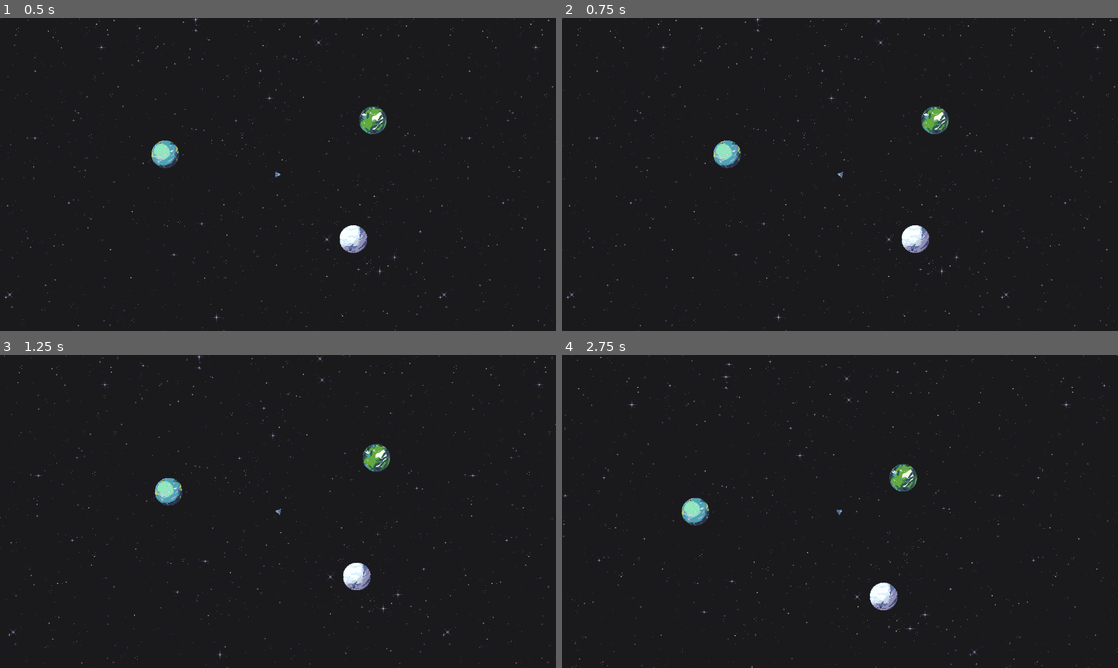
Above: before the commit, frames 1-4 (two rows, left to right).
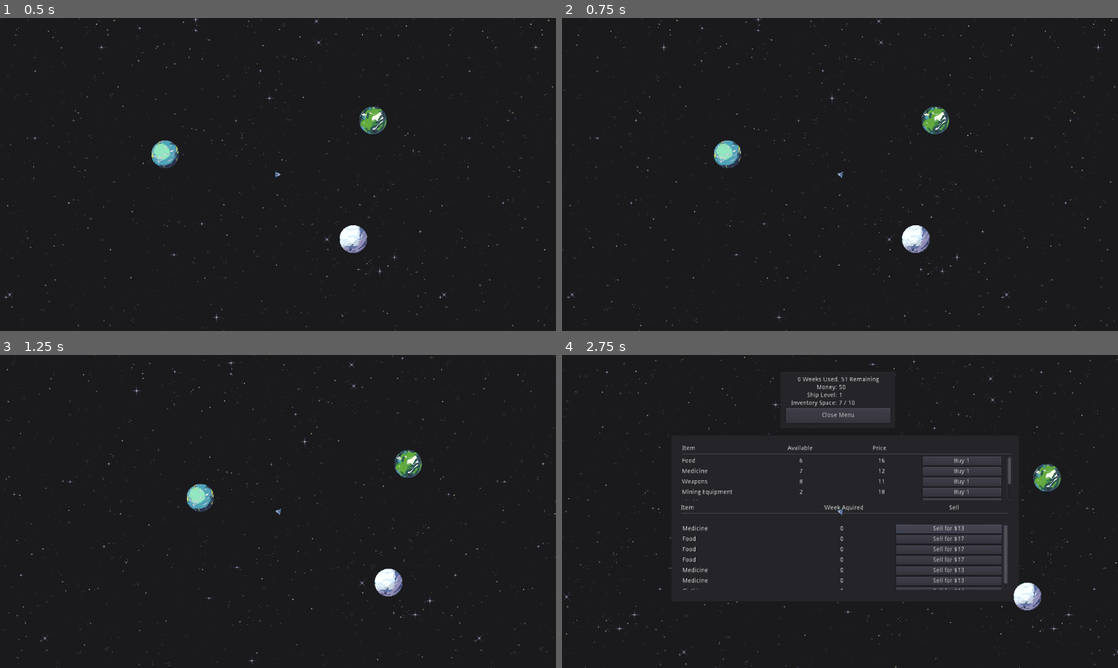
Above: after the commit, the same moments.

Repository: shadowhen/Star-Trader
Game: Godot game, scene res://World.tscn
The game is run twice, just before and just after one commit, with the same random seed, the same clock (stepped at 60 frames per second) and the same inputs.
Inputs (mouse positions are in pixels of both pictures, inside the frame that each line leads up to):
- Up to frame 1 (0.5 s): no input
- Up to frame 2 (0.75 s): tap Enter at 0.5 s; move the mouse to (728, 152) at 0.52 s; hold Right (ui_right) from 0.53 s (still down); hold T (trade) from 0.53 s (still down); click (728, 152) at 0.67 s
- Up to frame 3 (1.25 s): keep holding Right (ui_right); keep holding T (trade)
- Up to frame 4 (2.75 s): move the mouse to (940, 458) at 1.27 s; release Right (ui_right) at 1.28 s; release T (trade) at 1.28 s; hold Down (ui_down) 1.28-2 s; click (940, 458) at 1.35 s; tap T (trade) at 1.55 s; click (951, 530) at 2 s, where only the run after the commit has a clickable "Sell for $13"

Frame 1 is identical in both runs. In frame 2, 1.0% of the frame differs, in the area x 0-100%, y 0-100%; in frame 3, 3.3%; in frame 4, 9.8%.

Commit message:
Trading now planet-aware

Diff:
--- a/Data/invData.json
+++ b/Data/invData.json
@@ -1,122 +1,122 @@
 {
   "1": {
     "InvItemID": 2,
-    "InvTimeIn": 0
+    "WeekAquired": 0
   },
   "2": {
     "InvItemID": 1,
-    "InvTimeIn": 0
+    "WeekAquired": 0
   },
   "3": {
     "InvItemID": 1,
-    "InvTimeIn": 0
+    "WeekAquired": 0
   },
   "4": {
     "InvItemID": 1,
-    "InvTimeIn": 0
+    "WeekAquired": 0
   },
   "5": {
     "InvItemID": 2,
-    "InvTimeIn": 0
+    "WeekAquired": 0
   },
   "6": {
     "InvItemID": 2,
-    "InvTimeIn": 0
+    "WeekAquired": 0
   },
   "7": {
     "InvItemID": 5,
-    "InvTimeIn": 0
+    "WeekAquired": 0
   },
   "8": {
     "InvItemID": -1,
-    "InvTimeIn": -1
+    "WeekAquired": -1
   },
   "9": {
     "InvItemID": -1,
-    "InvTimeIn": -1
+    "WeekAquired": -1
   },
   "10": {
     "InvItemID": -1,
-    "InvTimeIn": -1
+    "WeekAquired": -1
   },
   "11": {
     "InvItemID": -1,
-    "InvTimeIn": -1
+    "WeekAquired": -1
   },
   "12": {
     "InvItemID": -1,
-    "InvTimeIn": -1
+    "WeekAquired": -1
   },
   "13": {
     "InvItemID": -1,
-    "InvTimeIn": -1
+    "WeekAquired": -1
   },
   "14": {
     "InvItemID": -1,
-    "InvTimeIn": -1
+    "WeekAquired": -1
   },
   "15": {
     "InvItemID": -1,
-    "InvTimeIn": -1
+    "WeekAquired": -1
   },
   "16": {
     "InvItemID": -1,
-    "InvTimeIn": -1
+    "WeekAquired": -1
   },
   "17": {
     "InvItemID": -1,
-    "InvTimeIn": -1
+    "WeekAquired": -1
   },
   "18": {
     "InvItemID": -1,
-    "InvTimeIn": -1
+    "WeekAquired": -1
   },
   "19": {
     "InvItemID": -1,
-    "InvTimeIn": -1
+    "WeekAquired": -1
   },
   "20": {
     "InvItemID": -1,
-    "InvTimeIn": -1
+    "WeekAquired": -1
   },
   "21": {
     "InvItemID": -1,
-    "InvTimeIn": -1
+    "WeekAquired": -1
   },
   "22": {
     "InvItemID": -1,
-    "InvTimeIn": -1
+    "WeekAquired": -1
   },
   "23": {
     "InvItemID": -1,
-    "InvTimeIn": -1
+    "WeekAquired": -1
   },
   "24": {
     "InvItemID": -1,
-    "InvTimeIn": -1
+    "WeekAquired": -1
   },
   "25": {
     "InvItemID": -1,
-    "InvTimeIn": -1
+    "WeekAquired": -1
   },
   "26": {
     "InvItemID": -1,
-    "InvTimeIn": -1
+    "WeekAquired": -1
   },
   "27": {
     "InvItemID": -1,
-    "InvTimeIn": -1
+    "WeekAquired": -1
   },
   "28": {
     "InvItemID": -1,
-    "InvTimeIn": -1
+    "WeekAquired": -1
   },
   "29": {
     "InvItemID": -1,
-    "InvTimeIn": -1
+    "WeekAquired": -1
   },
   "30": {
     "InvItemID": -1,
-    "InvTimeIn": -1
+    "WeekAquired": -1
   }
 }
--- a/Data/playerStats.json
+++ b/Data/playerStats.json
@@ -12,6 +12,6 @@
     "Value": 10
   },
   "CurrentPlanet": {
-    "Value": -1
+    "Value": 1
   }
 }
--- a/ItemTrade.gd
+++ b/ItemTrade.gd
@@ -1,39 +1,5 @@
 extends HBoxContainer
-
-class_name ItemTrade
-
-enum Cargo {
-	FOOD,
-	CLOTHES,
-	WATER
-}
-
-signal trade_amount(cargo_type, currency, amount)
-export (Cargo) var _cargo_type = Cargo.FOOD
-var price = 0 setget _set_price
-
-onready var price_label = $"Price"
-
-func _set_price(new_price):
-	price = new_price
-	price_label.text = str(price)
-
-
-func _on_Buy_pressed():
-	emit_signal("trade_amount", _cargo_type, 0, 1)
 
 
 func _on_Sell_pressed():
-	emit_signal("trade_amount", _cargo_type, 0, -1)
-
-
-static func get_cargo_str(cargo_type):
-	match cargo_type:
-		Cargo.FOOD:
-			return "food"
-		Cargo.CLOTHES:
-			return "clothes"
-		Cargo.WATER:
-			return "water"
-		_:
-			return "unknown"
+	print("sell pressed")
--- a/Planet.gd
+++ b/Planet.gd
@@ -12,10 +12,13 @@
 		return
 	body.interact_planet = true
 	print("entering " + name)
+	PlayerData.player_stats["CurrentPlanet"]["Value"] = name
 
 	var tradepanel = load("res://Trade.tscn").instance()
 	add_child(tradepanel)
 	get_node("Trade").connect("close_tradepanel", self, "close_tradepanel")
+
+
 
 func close_tradepanel() -> void:
 	get_node("Trade").queue_free()
@@ -25,3 +28,4 @@
 		return
 	body.interact_planet = false
 	print("leaving " + name)
+	PlayerData.player_stats["CurrentPlanet"]["Value"] = "-1"
--- a/Player.gd
+++ b/Player.gd
@@ -11,8 +11,8 @@
 var target_position = Vector2()
 var velocity = Vector2()
 var speed = 0
-var max_speed = 200
-var acceleration = 50
+var max_speed = 500
+var acceleration = 500
 var is_moving = false
 
 func _ready():
--- a/Templates/SellSlot.tscn
+++ b/Templates/SellSlot.tscn
@@ -14,84 +14,24 @@
 
 [node name="ItemLabel" type="Label" parent="FoodTrade"]
 margin_top = 3.0
-margin_right = 135.0
+margin_right = 414.0
 margin_bottom = 17.0
 size_flags_horizontal = 3
 text = "Food"
 valign = 1
 
-[node name="Price1" type="Label" parent="FoodTrade"]
-margin_left = 139.0
-margin_top = 3.0
-margin_right = 275.0
-margin_bottom = 17.0
-size_flags_horizontal = 3
-text = "$12"
-align = 1
-valign = 1
-
-[node name="Price2" type="Label" parent="FoodTrade"]
-margin_left = 279.0
-margin_top = 3.0
-margin_right = 414.0
-margin_bottom = 17.0
-size_flags_horizontal = 3
-text = "$15"
-align = 1
-valign = 1
-
-[node name="Price3" type="Label" parent="FoodTrade"]
+[node name="ItemDate" type="Label" parent="FoodTrade"]
 margin_left = 418.0
-margin_top = 3.0
-margin_right = 554.0
-margin_bottom = 17.0
-size_flags_horizontal = 3
-text = "$9"
-align = 1
-valign = 1
-
-[node name="Price4" type="Label" parent="FoodTrade"]
-margin_left = 558.0
-margin_top = 3.0
-margin_right = 693.0
-margin_bottom = 17.0
-size_flags_horizontal = 3
-text = "$18"
-align = 1
-valign = 1
-
-[node name="Price5" type="Label" parent="FoodTrade"]
-margin_left = 697.0
 margin_top = 3.0
 margin_right = 833.0
 margin_bottom = 17.0
 size_flags_horizontal = 3
-text = "$11"
-align = 1
-valign = 1
-
-[node name="Price6" type="Label" parent="FoodTrade"]
-margin_left = 837.0
-margin_top = 3.0
-margin_right = 972.0
-margin_bottom = 17.0
-size_flags_horizontal = 3
-text = "$7"
-align = 1
-valign = 1
-
-[node name="Price7" type="Label" parent="FoodTrade"]
-margin_left = 976.0
-margin_top = 3.0
-margin_right = 1112.0
-margin_bottom = 17.0
-size_flags_horizontal = 3
-text = "$14"
+text = "5 Weeks"
 align = 1
 valign = 1
 
 [node name="Sell" type="Button" parent="FoodTrade"]
-margin_left = 1116.0
+margin_left = 837.0
 margin_right = 1252.0
 margin_bottom = 20.0
 size_flags_horizontal = 3
--- a/Trade.gd
+++ b/Trade.gd
@@ -16,31 +16,44 @@
 func _ready() -> void:
 	var inventorySpaceUsed = 0
 
+
+	# parse current Planet
+	var currentPlanet = str(PlayerData.player_stats["CurrentPlanet"]["Value"])
+	if (currentPlanet == "Planet1"):
+		currentPlanet = "1"
+	elif (currentPlanet == "Planet2"):
+		currentPlanet = "2"
+	elif (currentPlanet == "Planet3"):
+		currentPlanet = "3"
+	elif (currentPlanet == "Planet4"):
+		currentPlanet = "4"
+	elif (currentPlanet == "Planet5"):
+		currentPlanet = "5"
+	elif (currentPlanet == "Planet6"):
+		currentPlanet = "6"
+	elif (currentPlanet == "Planet7"):
+		currentPlanet = "7"
+
 	# set up sell slots
 	for i in PlayerData.inv_data.keys():
 		var itemID = PlayerData.inv_data[i]["InvItemID"]
+
 		if itemID != -1:
 			inventorySpaceUsed += 1
 			var inv_slot_new = template_inv_slot.instance()
-			inv_slot_new.get_node("FoodTrade/Price1").text = "$" + str(GameData.item_data[str(itemID)]["ItemP1SellFor"])
-			inv_slot_new.get_node("FoodTrade/Price2").text = "$" + str(GameData.item_data[str(itemID)]["ItemP2SellFor"])
-			inv_slot_new.get_node("FoodTrade/Price3").text = "$" + str(GameData.item_data[str(itemID)]["ItemP3SellFor"])
-			inv_slot_new.get_node("FoodTrade/Price4").text = "$" + str(GameData.item_data[str(itemID)]["ItemP4SellFor"])
-			inv_slot_new.get_node("FoodTrade/Price5").text = "$" + str(GameData.item_data[str(itemID)]["ItemP5SellFor"])
-			inv_slot_new.get_node("FoodTrade/Price6").text = "$" + str(GameData.item_data[str(itemID)]["ItemP6SellFor"])
-			inv_slot_new.get_node("FoodTrade/Price7").text = "$" + str(GameData.item_data[str(itemID)]["ItemP7SellFor"])
-
-			inv_slot_new.get_node("FoodTrade/Sell").text = "Sell (" + str(GameData.item_data[str(itemID)]["ItemP3SellFor"]) + ")"
+			inv_slot_new.get_node("FoodTrade/ItemLabel").text =  str(GameData.item_data[str(itemID)]["ItemName"])
+			inv_slot_new.get_node("FoodTrade/ItemDate").text =  str(PlayerData.inv_data[i]["WeekAquired"])
+			inv_slot_new.get_node("FoodTrade/Sell").text = "Sell for $" + str(GameData.item_data[str(itemID)]["ItemP" + currentPlanet + "SellFor"])
 
 			gridcontainer.add_child(inv_slot_new, true)
 
 	# set up buy slots
 	for i in GameData.planet_inventory.keys():
-		if GameData.planet_inventory[i]["P3Avail"] != 0:
+		if GameData.planet_inventory[i]["P" + currentPlanet + "Avail"] != 0:
 			var buy_slot_new = buy_slot.instance()
 			buy_slot_new.get_node("ItemLabel").text = str(GameData.item_data[str(i)]["ItemName"])
-			buy_slot_new.get_node("Available").text = str(GameData.planet_inventory[str(i)]["P3Avail"])
-			buy_slot_new.get_node("Price").text = str(GameData.item_data[str(i)]["ItemP3BuyFor"])
+			buy_slot_new.get_node("Available").text = str(GameData.planet_inventory[str(i)]["P" + currentPlanet + "Avail"])
+			buy_slot_new.get_node("Price").text = str(GameData.item_data[str(i)]["ItemP" + currentPlanet + "BuyFor"])
 
 			buygridcontainer.add_child(buy_slot_new, true)
 
--- a/Trade.tscn
+++ b/Trade.tscn
@@ -86,73 +86,25 @@
 margin_bottom = 14.0
 
 [node name="WindowLabel" type="Label" parent="Sell/VBoxContainer2/Row Labels"]
-margin_right = 80.0
+margin_right = 248.0
 margin_bottom = 14.0
 size_flags_horizontal = 3
 text = "Item"
 
 [node name="WindowLabel3" type="Label" parent="Sell/VBoxContainer2/Row Labels"]
-margin_left = 84.0
-margin_right = 164.0
-margin_bottom = 14.0
-size_flags_horizontal = 3
-text = "Planet 1"
-align = 1
-
-[node name="WindowLabel4" type="Label" parent="Sell/VBoxContainer2/Row Labels"]
-margin_left = 168.0
-margin_right = 248.0
-margin_bottom = 14.0
-size_flags_horizontal = 3
-text = "Planet 2"
-align = 1
-
-[node name="WindowLabel5" type="Label" parent="Sell/VBoxContainer2/Row Labels"]
 margin_left = 252.0
-margin_right = 332.0
-margin_bottom = 14.0
-size_flags_horizontal = 3
-text = "Planet 3"
-align = 1
-
-[node name="WindowLabel6" type="Label" parent="Sell/VBoxContainer2/Row Labels"]
-margin_left = 336.0
-margin_right = 417.0
-margin_bottom = 14.0
-size_flags_horizontal = 3
-text = "Planet 4"
-align = 1
-
-[node name="WindowLabel7" type="Label" parent="Sell/VBoxContainer2/Row Labels"]
-margin_left = 421.0
 margin_right = 501.0
 margin_bottom = 14.0
 size_flags_horizontal = 3
-text = "Planet 5"
-align = 1
-
-[node name="WindowLabel8" type="Label" parent="Sell/VBoxContainer2/Row Labels"]
+text = "Week Aquired"
+align = 1
+
+[node name="WindowLabel10" type="Label" parent="Sell/VBoxContainer2/Row Labels"]
 margin_left = 505.0
-margin_right = 585.0
-margin_bottom = 14.0
-size_flags_horizontal = 3
-text = "Planet 6"
-align = 1
-
-[node name="WindowLabel9" type="Label" parent="Sell/VBoxContainer2/Row Labels"]
-margin_left = 589.0
-margin_right = 669.0
-margin_bottom = 14.0
-size_flags_horizontal = 3
-text = "Planet 7"
-align = 1
-
-[node name="WindowLabel10" type="Label" parent="Sell/VBoxContainer2/Row Labels"]
-margin_left = 673.0
-margin_right = 754.0
-margin_bottom = 14.0
-size_flags_horizontal = 3
-text = "Sell (For)"
+margin_right = 754.0
+margin_bottom = 14.0
+size_flags_horizontal = 3
+text = "Sell"
 align = 1
 
 [node name="HSeparator" type="HSeparator" parent="Sell"]
--- a/World.tscn
+++ b/World.tscn
@@ -32,7 +32,7 @@
 script = ExtResource( 6 )
 move_speed = 200.0
 
-[node name="Planet" parent="." instance=ExtResource( 4 )]
+[node name="Planet1" parent="." instance=ExtResource( 4 )]
 position = Vector2( -260, -47 )
 
 [node name="Planet2" parent="." instance=ExtResource( 4 )]
--- a/project.godot
+++ b/project.godot
@@ -7,16 +7,6 @@
 ;   param=value ; assign values to parameters
 
 config_version=4
-
-_global_script_classes=[ {
-"base": "HBoxContainer",
-"class": "ItemTrade",
-"language": "GDScript",
-"path": "res://ItemTrade.gd"
-} ]
-_global_script_class_icons={
-"ItemTrade": ""
-}
 
 [application]
 
